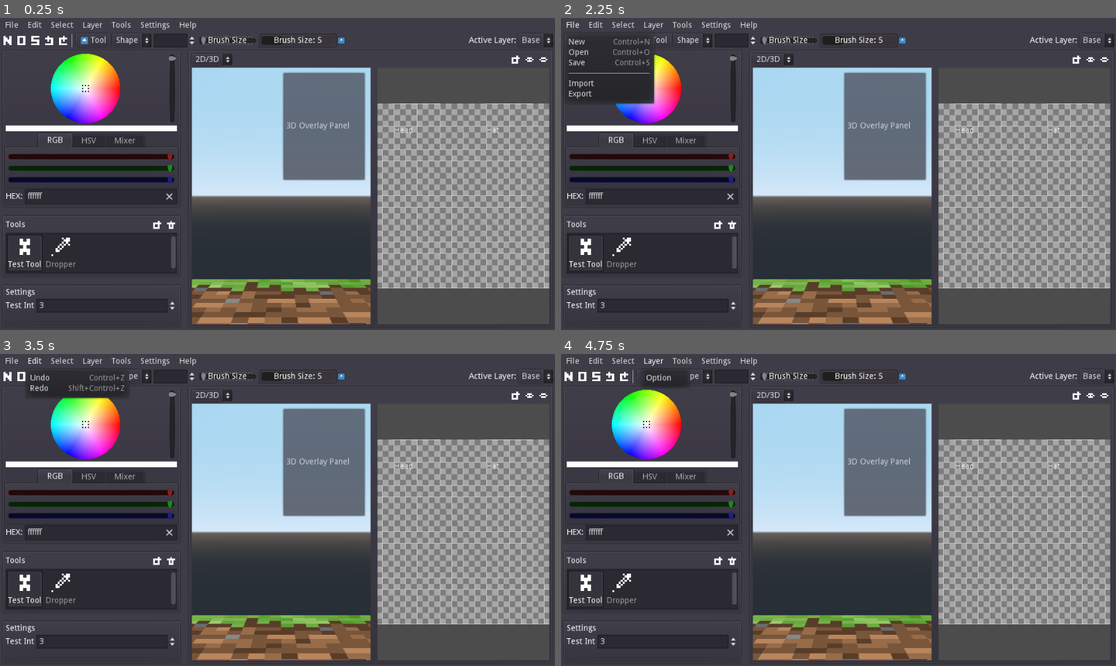
Above: before the commit, frames 1-4 (two rows, left to right).
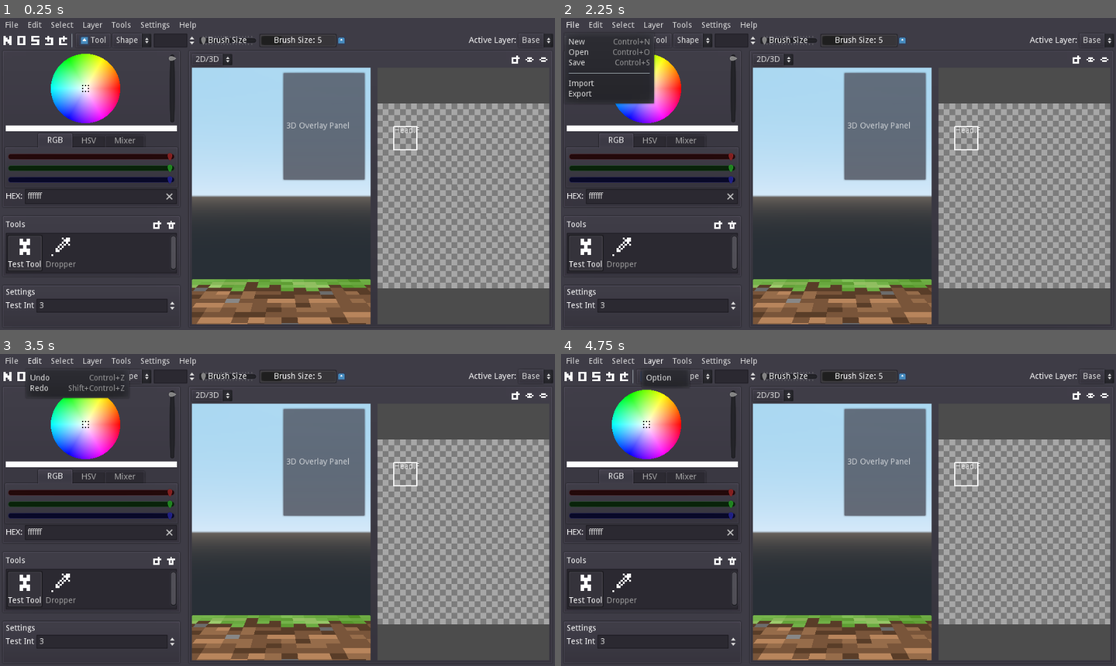
Above: after the commit, the same moments.

Repository: tianer2820/BetterSkin2
Game: Godot game, scene res://assets/gui_root.tscn
The game is run twice, just before and just after one commit, with the same random seed, the same clock (stepped at 60 frames per second) and the same inputs. The engine's default icon, where the game draws it, is replaced by a stand-in: a white triangle on a blue panel in a dark square.
Inputs (mouse positions are in pixels of both pictures, inside the frame that each line leads up to):
- Up to frame 1 (0.25 s): no input
- Up to frame 2 (2.25 s): click (566, 39) at 0.5 s; click (566, 39) at 1.25 s; click "File" at 2 s
- Up to frame 3 (3.5 s): click "Edit" at 2.75 s
- Up to frame 4 (4.75 s): click "Select" at 3.5 s; click "Layer" at 4.25 s

The runs differ from the first frame. In frame 1, 1.3% of the frame differs, in the area x 67-99%, y 27-87%; in frame 2, 1.3%; in frame 3, 1.3%; in frame 4, 1.3%.

Commit message:
implement 2DViewport regions-overlays rendering

Diff:
--- a/assets/main_viewport/2d_panel/2DWorld.tscn
+++ b/assets/main_viewport/2d_panel/2DWorld.tscn
@@ -1,10 +1,8 @@
-[gd_scene load_steps=6 format=2]
+[gd_scene load_steps=4 format=2]
 
-[ext_resource path="res://assets/main_viewport/2d_panel/skin_template_edge.png" type="Texture" id=1]
 [ext_resource path="res://assets/main_viewport/2d_panel/2Dworld.gd" type="Script" id=2]
 [ext_resource path="res://assets/main_viewport/2d_panel/2D_skin_rect.gd" type="Script" id=3]
 [ext_resource path="res://assets/main_viewport/2d_panel/alpha_panel.png" type="Texture" id=4]
-[ext_resource path="res://assets/main_viewport/2d_panel/SkinOverlayTextScaler.gd" type="Script" id=5]
 
 [node name="2DWorld" type="Node2D"]
 script = ExtResource( 2 )
@@ -45,42 +43,14 @@
 "_edit_use_anchors_": true
 }
 
+[node name="Overlay" type="Node2D" parent="."]
+position = Vector2( -32, -32 )
+
+[node name="Line2D" type="Line2D" parent="Overlay"]
+points = PoolVector2Array( 1, -5, -11, 6, -2, 15 )
+width = 0.1
+default_color = Color( 1, 1, 1, 1 )
+begin_cap_mode = 1
+end_cap_mode = 1
+
 [node name="RefContainer" type="Node2D" parent="."]
-
-[node name="SkinLineOverlay" type="TextureRect" parent="."]
-anchor_left = 0.5
-anchor_top = 0.5
-anchor_right = 0.5
-anchor_bottom = 0.5
-margin_left = -32.0
-margin_top = -32.0
-margin_right = 32.0
-margin_bottom = 32.0
-mouse_filter = 2
-texture = ExtResource( 1 )
-expand = true
-stretch_mode = 1
-script = ExtResource( 5 )
-__meta__ = {
-"_edit_use_anchors_": false
-}
-
-[node name="Head" type="Label" parent="SkinLineOverlay"]
-margin_left = 8.0
-margin_top = 8.0
-margin_right = 41.0
-margin_bottom = 22.0
-text = "Head"
-__meta__ = {
-"_edit_use_anchors_": false
-}
-
-[node name="Hat" type="Label" parent="SkinLineOverlay"]
-margin_left = 40.0
-margin_top = 8.0
-margin_right = 62.0
-margin_bottom = 22.0
-text = "Hat"
-__meta__ = {
-"_edit_use_anchors_": false
-}
--- a/assets/main_viewport/2d_panel/2Dworld.gd
+++ b/assets/main_viewport/2d_panel/2Dworld.gd
@@ -10,7 +10,8 @@
 
 func _ready() -> void:
 	DocumentManager.connect("skin_rerendered", self, "_refresh_render")
-
+	DocumentManager.connect("skin_changed", self, "_reload_skin")
+	self._reload_skin()
 
 func _unhandled_input(event: InputEvent) -> void:
 	if event is InputEventMouseButton:
@@ -27,16 +28,61 @@
 
 func scale_camera(factor: float):
 	camera.zoom *= factor
+	self._update_overlay_scale()
 
 func reset_camera():
 	camera.position = Vector2(0, 0)
 	camera.zoom = Vector2(0.2, 0.2)
+	self._update_overlay_scale()
 
 
 func _refresh_render():
 	var new_texture = ImageTexture.new()
 	new_texture.create_from_image(DocumentManager.rendered_skin, 0)
 	$"2DSkinRect".texture = new_texture
+
+func _reload_skin():
+	var overlay = $Overlay
+	# clear old overlay
+	for child in overlay.get_children():
+		child.queue_free()
+	var new_skin = DocumentManager.active_skin
+	for region in new_skin.regions:
+		region = region as SkinRegion
+		# add text
+		var label = Label.new()
+		label.text = region.name
+		label.rect_position = region.rect.position
+		overlay.add_child(label)
+		# add line
+		var line = Line2D.new()
+		var points = PoolVector2Array()
+		var rect = region.rect
+		points.append(rect.position)
+		points.append(Vector2(rect.position.x + rect.size.x, rect.position.y))
+		points.append(rect.position + rect.size)
+		points.append(Vector2(rect.position.x, rect.position.y + rect.size.y))
+		points.append(rect.position)
+		line.points = points
+		line.position = Vector2(0, 0)
+		line.default_color = Color(1, 1, 1, 1)
+		overlay.add_child(line)
+	# set scale
+	self._update_overlay_scale()
+
+func _update_overlay_scale():
+	var overlay = $Overlay
+	var trans = get_canvas_transform()
+	var new_scale = trans.affine_inverse().get_scale()
+	for child in overlay.get_children():
+		if child is Line2D:
+			child = child as Line2D
+			child.width = 2 * new_scale.x
+		elif child is Label:
+			child = child as Label
+			child.rect_scale = 1 * new_scale
+		else:
+			pass
 
 
 
--- a/assets/main_viewport/2d_panel/SkinOverlayTextScaler.gd
+++ /dev/null
@@ -1,15 +0,0 @@
-extends TextureRect
-
-
-
-
-# Called when the node enters the scene tree for the first time.
-func _ready() -> void:
-	pass # Replace with function body.
-
-
-func _process(delta: float) -> void:
-	var trans = get_canvas_transform()
-	var new_scale = trans.affine_inverse().get_scale()
-	for child in get_children():
-		child.rect_scale = new_scale
--- a/scripts/document_manager.gd
+++ b/scripts/document_manager.gd
@@ -22,6 +22,7 @@
 # layer change notifications
 signal active_layer_changed
 signal layers_changed
+signal skin_changed
 
 var GLOBAL_DIALOGS = "/root/GUIRoot/GlobalDialogs/"
 
